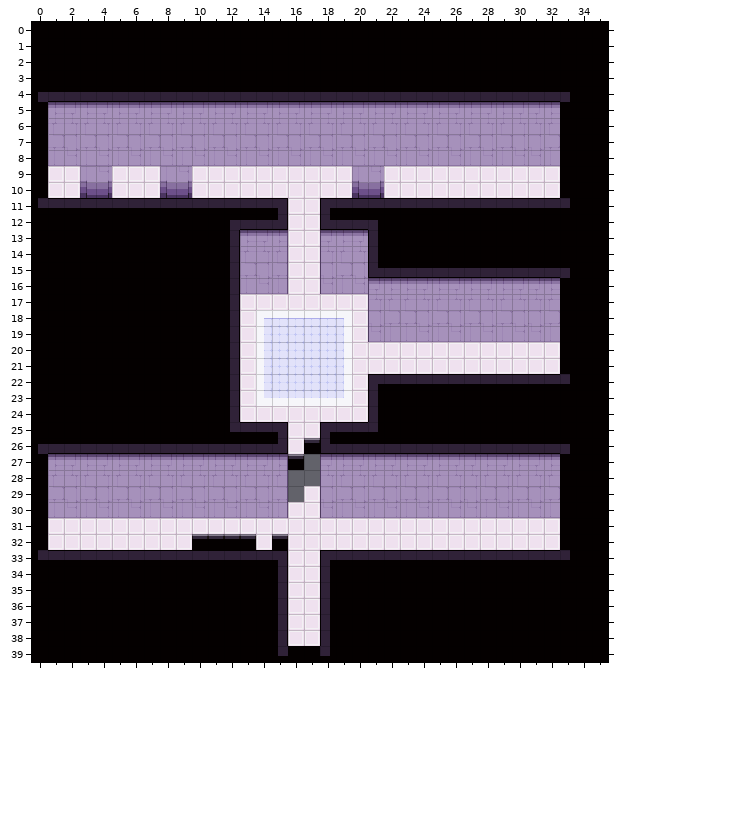
Level history. Tiled map: bacon/res/maps/sector1/obstacle_maze.tmx. This is how it looked before the edit.
Cells are 16x16 px. Shown: x 0..35, y 0..39.
The same view after the edit:
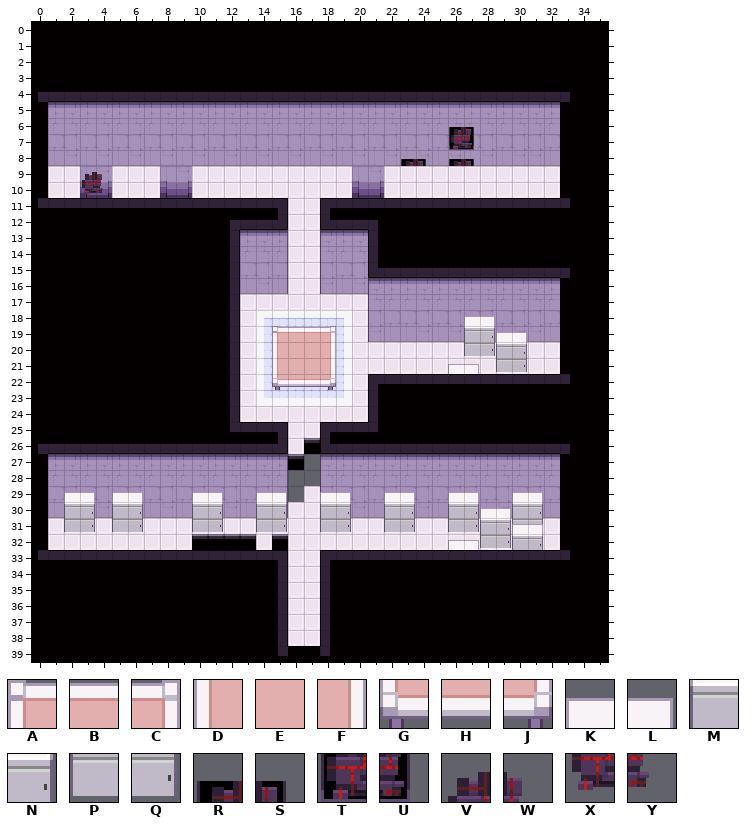
Key: from "artificial": A 141, B 142, C 143, D 159, E 160, F 161, G 177, H 178, J 179, K 288, L 289, M 306, N 307, P 324, Q 325, R 331, S 332, T 349, U 350, V 367, W 368, X 385, Y 386.
_ is an empty cell.
Tiles of an added or newly shown layer are drawn over the layers below it.
Edits made:
Layer "Artificial Upper Chip" (now shown):
y 6: x 26..27 __ -> RS
y 7: x 26..27 __ -> TU
y 8: x 23..24 __ -> RS; x 26..27 __ -> RS
y 9: x 3..4 __ -> VW
y 10: x 3..4 __ -> XY
y 18: x 27..28 __ -> KL
y 19: x 15..18 ____ -> ABBC; x 27..30 ____ -> MNKL
y 20: x 15..18 ____ -> DEEF; x 27..30 ____ -> PQMN
y 21: x 15..18 ____ -> DEEF; x 29..30 __ -> PQ
y 22: x 15..18 ____ -> GHHJ
y 29: x 2..3 __ -> KL; x 5..6 __ -> KL; x 10..11 __ -> KL; x 14..15 __ -> KL; x 18..19 __ -> KL; x 22..23 __ -> KL; x 26..27 __ -> KL; x 30..31 __ -> KL
y 30: x 2..3 __ -> MN; x 5..6 __ -> MN; x 10..11 __ -> MN; x 14..15 __ -> MN; x 18..19 __ -> MN; x 22..23 __ -> MN; x 26..31 ______ -> MNKLMN
y 31: x 2..3 __ -> PQ; x 5..6 __ -> PQ; x 10..11 __ -> PQ; x 14..15 __ -> PQ; x 18..19 __ -> PQ; x 22..23 __ -> PQ; x 26..31 ______ -> PQMNPQ
y 32: x 28..31 ____ -> PQMN
Layer "Artificial Overhead Chip" (now shown):
y 21: x 26..27 __ -> KL
y 31: x 30..31 __ -> KL
y 32: x 26..27 __ -> KL
